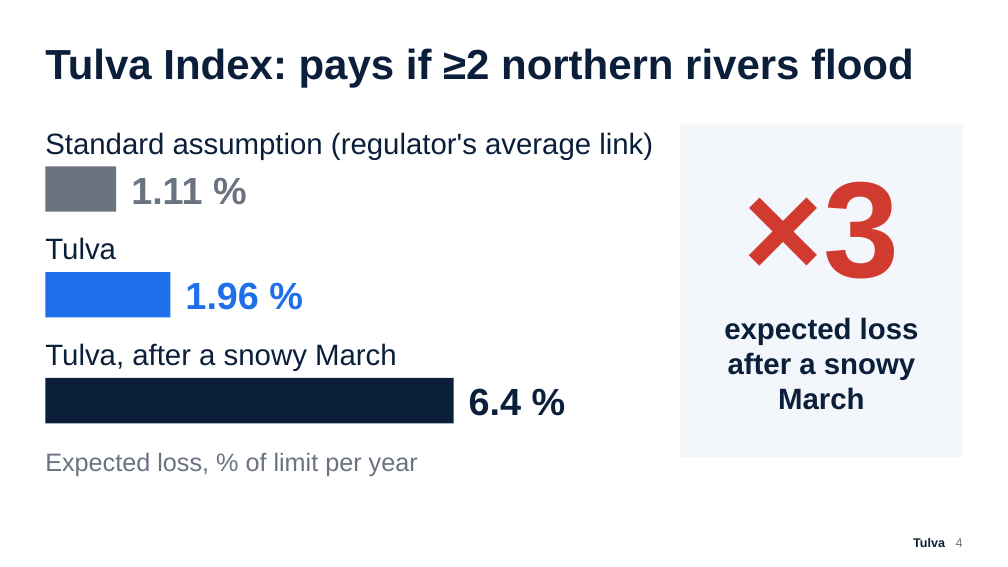
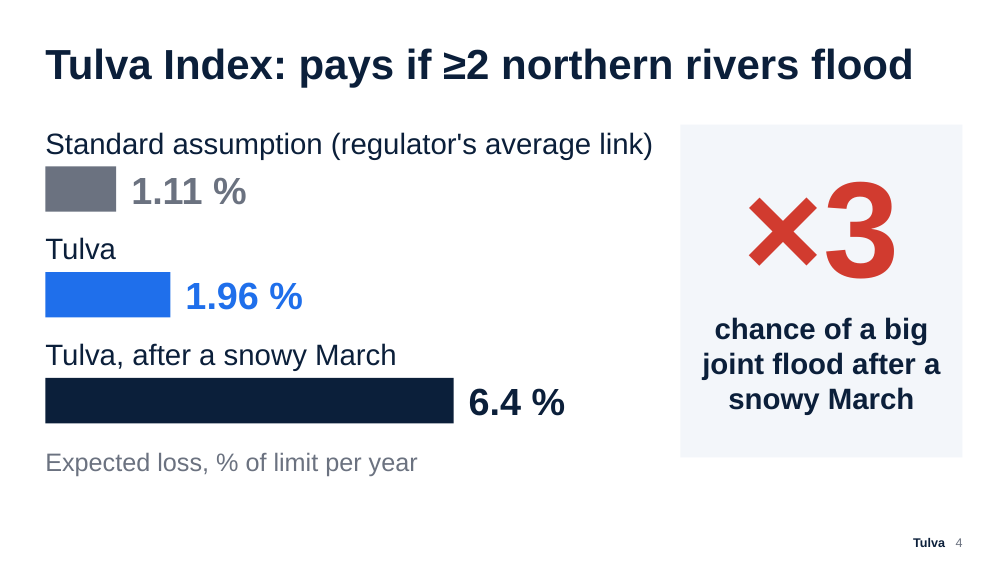
Before and after one commit to Zawaer/tulva, a slide deck: slide 4 of deck/Tulva_QxF2026.pptx. Drawn at 1008x567 pixels with LibreOffice and Linux fonts; fonts in the diff are those of the drawing. Boxes give left, top, right and bottom in pixels: in the first picture for what was removed or moved away, otherwise in the second. Text is boxed around its words. In the diff, an @@ line names an element or a change of style, - is before the commit and + after.

```diff
--- a/deck/Tulva_QxF2026.pptx
+++ b/deck/Tulva_QxF2026.pptx
@@ text at (702, 317, 940, 415): text changed @@
-expected loss after a snowy March
+chance of a big joint flood after a snowy March
```
Also in this commit, not shown: 1 other slide changed, 10 other files.
